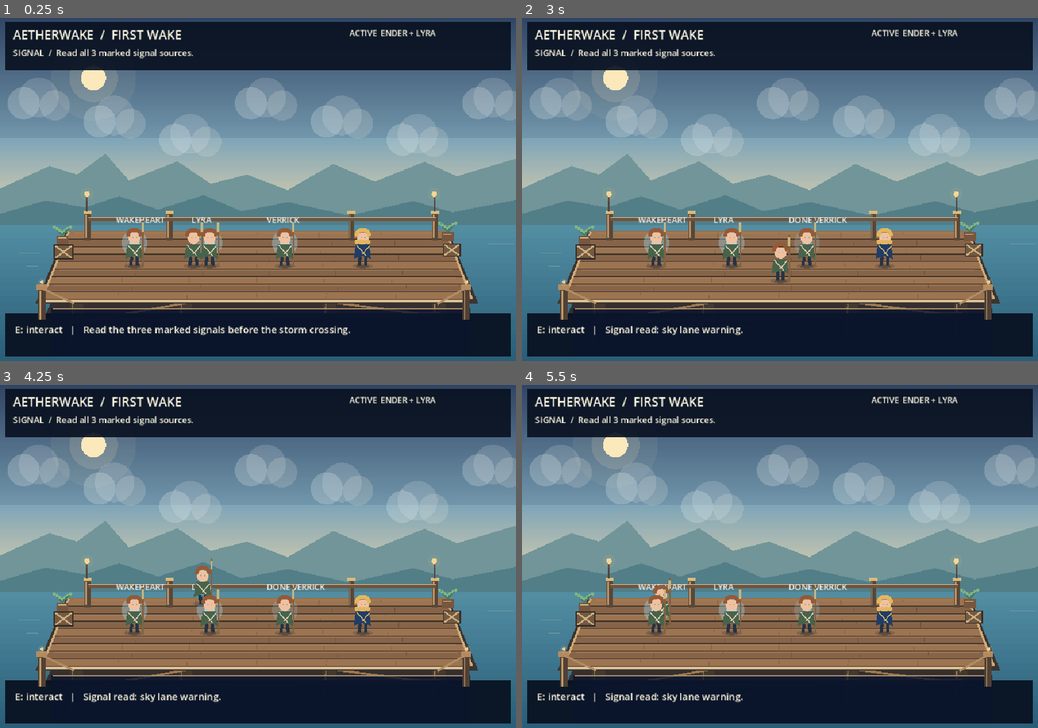
Above: before the commit, frames 1-4 (two rows, left to right).
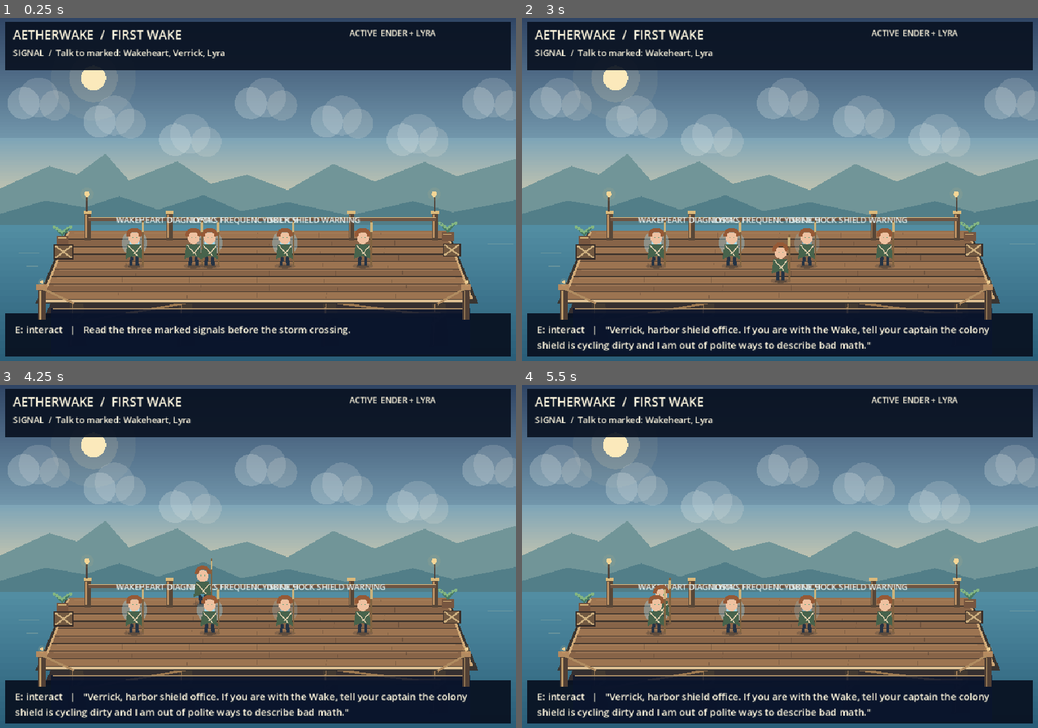
Above: after the commit, the same moments.

Repository: ndrorchestration/ToSailaStarrySky-jrpg
Game: Godot game, scene res://scenes/first_wake_chapter1_review.tscn
Same seed, same stepped clock (60 frames per second), same inputs: the game is played once before the commit and once after it. This scene is started directly instead of the project's main scene.
Inputs:
- Up to frame 1 (0.25 s): no input
- Up to frame 2 (3 s): tap Enter at 0.5, 2 s; hold Right (ui_right) 0.53-1.28 s; tap 1 (aetherwake_ch1_choice_a) at 0.6 s; tap Space at 1.25 s; hold Down (ui_down) 1.28-2.03 s; tap 2 (aetherwake_ch1_choice_b) at 1.35 s; hold Right (ui_right) 2.03-2.78 s; tap 3 (aetherwake_ch1_choice_c) at 2.1 s; hold Up (ui_up) from 2.78 s (still down); tap E (aetherwake_ch1_interact) at 2.85 s
- Up to frame 3 (4.25 s): release Up (ui_up) at 3.53 s; hold Left (ui_left) from 3.53 s (still down); tap R at 3.6 s
- Up to frame 4 (5.5 s): tap V at 4.35 s; release Left (ui_left) at 5.03 s; hold Down (ui_down) from 5.03 s (still down); tap C at 5.1 s

The runs differ from the first frame. In frame 1, 1.1% of the frame differs, in the area x 10-73%, y 9-72%; in frame 2, 2.7%, in the area x 2-91%, y 9-97%; in frame 3, 2.7%; in frame 4, 2.7%.

Commit message:
feat(godot): bind native Chapter I scene to packaged content

Diff:
--- a/godot/scripts/first_wake_chapter1_review.gd
+++ b/godot/scripts/first_wake_chapter1_review.gd
@@ -6,6 +6,7 @@
 const Actor = preload("res://scripts/pilot_actor.gd")
 const DockDepthReview = preload("res://scripts/dock_depth_review.gd")
 const ChapterState = preload("res://scripts/first_wake_chapter1_state.gd")
+const ChapterContent = preload("res://scripts/first_wake_chapter1_content.gd")
 const InputPolicy = preload("res://scripts/first_wake_chapter1_input_policy.gd")
 
 const DECK_BOUNDS := Rect2(Vector2(110, 404), Vector2(740, 118))
@@ -30,26 +31,8 @@
     "corporate_salvager": Vector2(530, 465),
 }
 
-const CONTACT_NAMES := {
-    "elder_farmer": "Ionia",
-    "engine_spirit": "Wakeheart",
-    "child_prophet": "Lyra",
-    "corporate_salvager": "Verrick",
-}
-
-const SIGNAL_NAMES := {
-    "harmonic_buoy": "WAKEHEART",
-    "below_frequency": "LYRA",
-    "sky_lane_warning": "VERRICK",
-}
-
-const HAZARD_NAMES := {
-    "sky_predator": "CARGO SWEEP",
-    "wind_shear": "WIND SHEAR",
-    "corporate_intercept": "DOCK HOLD",
-}
-
 var chapter = ChapterState.new()
+var content = ChapterContent.new()
 var ender: CharacterBody2D
 var contacts: Dictionary = {}
 var headline: Label
@@ -59,6 +42,12 @@
 var last_message: String = "Read the three marked signals before the storm crossing."
 var deterministic_review_variant: String = "10+"
 
+# Exact packaged defaults used only to exercise migration parity. Production
+# stat mutation remains a separate migration step.
+var review_hull_integrity: int = 100
+var review_morale: int = 50
+var review_engine_integration: int = 0
+
 func _ready() -> void:
     InputPolicy.ensure_defaults()
 
@@ -82,8 +71,9 @@
 
     for contact_id in ChapterState.CONTACT_IDS:
         var actor := Actor.new()
-        actor.name = CONTACT_NAMES[contact_id] + "MigrationPlaceholder"
-        actor.character_name = CONTACT_NAMES[contact_id]
+        var contact_name := content.contact_name(contact_id)
+        actor.name = contact_name.replace(" ", "") + "MigrationPlaceholder"
+        actor.character_name = contact_name
         actor.player_controlled = false
         actor.walking_bounds = DECK_BOUNDS
         actor.position = CONTACT_POINTS[contact_id]
@@ -136,28 +126,50 @@
     var stage_key := chapter.stage_key()
     if stage_key == "signal":
         for signal_id in ChapterState.SIGNAL_IDS:
-            _draw_target(SIGNAL_POINTS[signal_id], SIGNAL_NAMES[signal_id], Color("#9dd9ee"), signal_id in chapter.completed_signals)
+            _draw_target(SIGNAL_POINTS[signal_id], content.signal_label(signal_id).to_upper(), Color("#9dd9ee"), signal_id in chapter.completed_signals)
     elif stage_key == "crossing":
         for hazard_id in ChapterState.HAZARD_IDS:
-            _draw_target(HAZARD_POINTS[hazard_id], HAZARD_NAMES[hazard_id], Color("#f0a072"), hazard_id in chapter.completed_hazards)
+            _draw_target(HAZARD_POINTS[hazard_id], content.hazard_label(hazard_id).to_upper(), Color("#f0a072"), hazard_id in chapter.completed_hazards)
     elif stage_key == "contact":
         _draw_target(CONTACT_POINTS["elder_farmer"], "IONIA", Color("#8cdbc8"), "elder_farmer" in chapter.contacts_met)
     elif stage_key == "choice":
-        draw_rect(Rect2(126, 120, 708, 226), Color(0.035, 0.07, 0.13, 0.94))
-        draw_rect(Rect2(130, 124, 700, 218), Color("#355168"), false, 2.0)
-        draw_string(ThemeDB.fallback_font, Vector2(154, 162), "THE STORM ASKS FOR A DECISION", HORIZONTAL_ALIGNMENT_LEFT, -1, 23, Color("#fff1ce"))
-        draw_string(ThemeDB.fallback_font, Vector2(154, 205), "1  Leave early / Beat the storm", HORIZONTAL_ALIGNMENT_LEFT, -1, 20, Color("#d7eaf0"))
-        draw_string(ThemeDB.fallback_font, Vector2(154, 245), "2  Hold dock / Stabilize the colony shield", HORIZONTAL_ALIGNMENT_LEFT, -1, 20, Color("#d7eaf0"))
-        draw_string(ThemeDB.fallback_font, Vector2(154, 285), "3  Project shield / Cover the berths", HORIZONTAL_ALIGNMENT_LEFT, -1, 20, Color("#d7eaf0"))
+        draw_rect(Rect2(118, 108, 724, 270), Color(0.035, 0.07, 0.13, 0.94))
+        draw_rect(Rect2(122, 112, 716, 262), Color("#355168"), false, 2.0)
+        draw_string(ThemeDB.fallback_font, Vector2(146, 148), "THE STORM ASKS FOR A DECISION", HORIZONTAL_ALIGNMENT_LEFT, -1, 23, Color("#fff1ce"))
+        var choice_y := 190.0
+        for index in range(ChapterState.CHOICE_IDS.size()):
+            var path_id: String = ChapterState.CHOICE_IDS[index]
+            draw_string(
+                ThemeDB.fallback_font,
+                Vector2(146, choice_y),
+                "%d  %s" % [index + 1, content.choice_label(path_id)],
+                HORIZONTAL_ALIGNMENT_LEFT,
+                -1,
+                19,
+                Color("#d7eaf0")
+            )
+            draw_string(
+                ThemeDB.fallback_font,
+                Vector2(174, choice_y + 25),
+                content.choice_description(path_id),
+                HORIZONTAL_ALIGNMENT_LEFT,
+                620,
+                15,
+                Color("#9fc1cf")
+            )
+            choice_y += 62.0
     elif stage_key == "wake":
         draw_circle(CONTACT_POINTS["elder_farmer"] + Vector2(0, -52), 34.0, Color(0.55, 0.92, 0.82, 0.13))
         draw_circle(CONTACT_POINTS["elder_farmer"] + Vector2(0, -52), 14.0, Color("#8cdbc8"))
         draw_string(ThemeDB.fallback_font, CONTACT_POINTS["elder_farmer"] + Vector2(-66, -88), "WAKE RESOLUTION", HORIZONTAL_ALIGNMENT_LEFT, -1, 17, Color("#fff1ce"))
+        draw_string(ThemeDB.fallback_font, Vector2(150, 150), content.choice_label(chapter.choice_path), HORIZONTAL_ALIGNMENT_LEFT, 660, 20, Color("#fff1ce"))
     elif stage_key == "done":
-        draw_rect(Rect2(180, 160, 600, 210), Color(0.035, 0.07, 0.13, 0.95))
-        draw_rect(Rect2(184, 164, 592, 202), Color("#8cdbc8"), false, 2.0)
-        draw_string(ThemeDB.fallback_font, Vector2(292, 222), "CHAPTER I COMPLETE", HORIZONTAL_ALIGNMENT_LEFT, -1, 28, Color("#fff1ce"))
-        draw_string(ThemeDB.fallback_font, Vector2(258, 278), "Native migration review boundary reached.", HORIZONTAL_ALIGNMENT_LEFT, -1, 20, Color("#d7eaf0"))
+        var resolved := content.epilogue(chapter.epilogue_id)
+        var epilogue_name := str(resolved.get("name", chapter.epilogue_id))
+        draw_rect(Rect2(150, 136, 660, 250), Color(0.035, 0.07, 0.13, 0.95))
+        draw_rect(Rect2(154, 140, 652, 242), Color("#8cdbc8"), false, 2.0)
+        draw_string(ThemeDB.fallback_font, Vector2(270, 195), "CHAPTER I COMPLETE", HORIZONTAL_ALIGNMENT_LEFT, -1, 28, Color("#fff1ce"))
+        draw_string(ThemeDB.fallback_font, Vector2(222, 250), epilogue_name.to_upper(), HORIZONTAL_ALIGNMENT_LEFT, 520, 21, Color("#d7eaf0"))
 
 func _draw_target(point: Vector2, label_text: String, target_color: Color, completed: bool) -> void:
     var color := Color(target_color, 0.20 if completed else 0.38)
@@ -189,23 +201,21 @@
 func complete_signal_contact(signal_id: String) -> bool:
     if signal_id not in ChapterState.SIGNAL_IDS:
         return false
-    var signal_to_contact: Dictionary = {
-        "harmonic_buoy": "engine_spirit",
-        "below_frequency": "child_prophet",
-        "sky_lane_warning": "corporate_salvager",
-    }
-    var contact_id: String = str(signal_to_contact[signal_id])
+    var contact_id: String = content.signal_contact_id(signal_id)
+    if contact_id.is_empty():
+        return false
     chapter.meet_contact(contact_id)
     if not chapter.complete_signal(signal_id):
         return false
-    last_message = "Signal read: " + signal_id.replace("_", " ") + "."
+    var intro := content.contact_dialogue(contact_id, "intro")
+    last_message = str(intro[0]) if not intro.is_empty() else content.signal_label(signal_id)
     _after_progress()
     return true
 
 func complete_hazard_review(hazard_id: String) -> bool:
     if not chapter.complete_hazard(hazard_id):
         return false
-    last_message = "Crossing cleared: " + hazard_id.replace("_", " ") + "."
+    last_message = "Crossing cleared: " + content.hazard_label(hazard_id) + "."
     _after_progress()
     return true
 
@@ -214,14 +224,15 @@
         return false
     if not chapter.meet_contact("elder_farmer"):
         return false
-    last_message = "Ionia: All four voices are in. Decide how the Wake answers."
+    var ionia_intro := content.contact_dialogue("elder_farmer", "intro")
+    last_message = str(ionia_intro[0]) if not ionia_intro.is_empty() else "All four voices are in. Decide how the Wake answers."
     _after_progress()
     return true
 
 func choose_path_review(path_id: String) -> bool:
     if not chapter.choose_path(path_id, deterministic_review_variant):
         return false
-    last_message = "Choice recorded: " + path_id + ". Return to Ionia for the migration-review Wake resolution."
+    last_message = content.choice_outcome(path_id, deterministic_review_variant)
     ender.player_controlled = true
     _after_progress()
     return true
@@ -229,9 +240,18 @@
 func resolve_wake_review() -> bool:
     if chapter.stage_key() != "wake":
         return false
-    if not chapter.complete_wake("migration_review_" + chapter.choice_path):
-        return false
-    last_message = "Chapter I migration boundary complete. Canon epilogue resolution is intentionally not inferred here."
+    var resolved := content.resolve_epilogue(
+        chapter.choice_path,
+        review_hull_integrity,
+        review_morale,
+        review_engine_integration
+    )
+    if resolved.is_empty():
+        return false
+    var resolved_id := str(resolved["id"])
+    if not chapter.complete_wake(resolved_id):
+        return false
+    last_message = str(resolved["text"])
     ender.player_controlled = false
     _after_progress()
     return true
@@ -304,17 +324,4 @@
         hint.text = InputPolicy.primary_label(InputPolicy.INTERACT) + ": interact   |   " + last_message
 
 func _objective_text() -> String:
-    match chapter.stage_key():
-        "signal":
-            return "Read all 3 marked signal sources."
-        "crossing":
-            return "Resolve all 3 marked crossing hazards."
-        "contact":
-            return "Talk to Ionia; the other three contacts already carry forward."
-        "choice":
-            return "Choose how the Wake answers the storm."
-        "wake":
-            return "Return to Ionia to resolve the native migration boundary."
-        "done":
-            return "Explicit Chapter I completion reached."
-    return ""
+    return content.objective_for(chapter)
